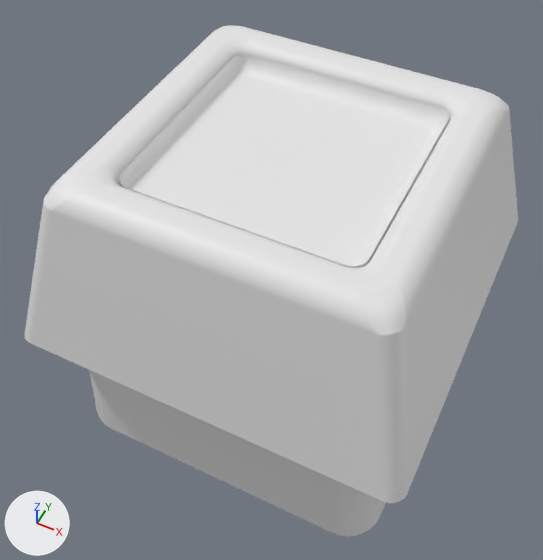
The glTF model assets/models/keycap_CHOCOLATE.glb: old version first, new version second.
One viewpoint serves both versions: a camera (50 mm lens) standing at (10.5, -22.8, 30.0) and looking at (-0.5, -0.8, 2.6). The axes (+X, +Y, +Z) are drawn at lower left. The lights are the same throughout. The older version comes first. Vertices at exactly the same position are counted once.

Names of what the first picture shows: 'keycap_oreo'.
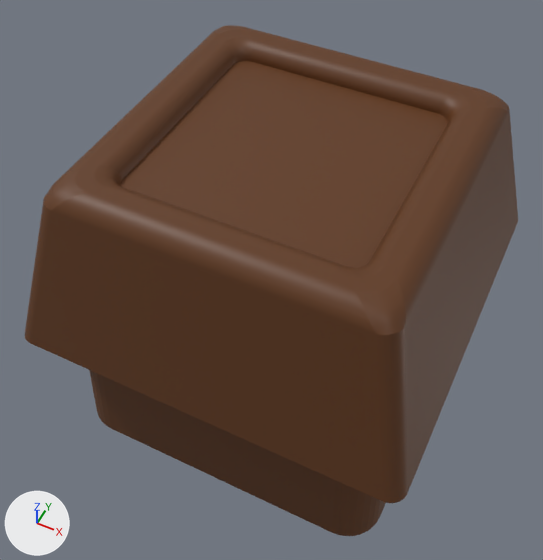
What changed in the scene script:
```text
Add mat_material_004:
    mat_material_004 = principled_material('Material.004')
    mat_material_004.base_color = (0.119, 0.039, 0.00847)  # brown #613817
Change me_obj_20_keycap_005:
    used by ob_keycap_oreo; location = (0.0, 0.0, 0.0)
    remove me_obj_20_keycap_005.from_pydata(...)  # 7406 vertices, 14800 faces; spans x -9.2..9.2, y -9.2..9.2, z -4.8..10.8
    add me_obj_20_keycap_005.from_pydata(...)  # 11875 vertices, 23742 faces; spans x -9.2..9.2, y -9.2..9.2, z -4.8..10.8
    me_obj_20_keycap_005 part 1: 1918 vertices removed from x -7.3..7.3, y -7.3..7.4, z -4.8..10.4
    me_obj_20_keycap_005 part 2: 10663 faces spanning x -9.2..9.2, y -9.2..9.2, z -4.8..10.8 switch from no material to mat_material_004 (brown #613817)
    other edits to the shape of me_obj_20_keycap_005 do not show in these pictures
```

Changed parts and their boxes (x1, y1, x2, y2) in the pictures (543 x 560 px):
part 1 of me_obj_20_keycap_005, deleted: before (119, 55, 449, 268)
part 2 of me_obj_20_keycap_005, recoloured (white to brown): (25, 25, 518, 536) in both
